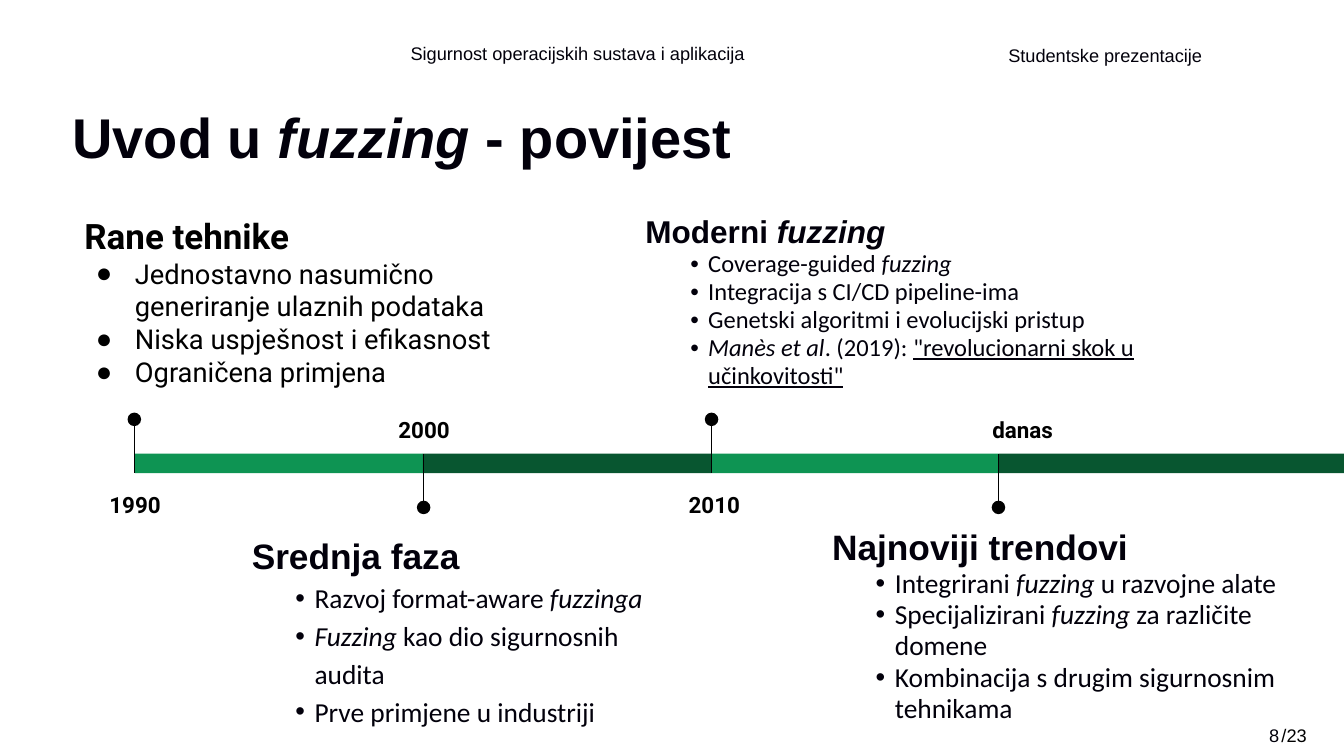
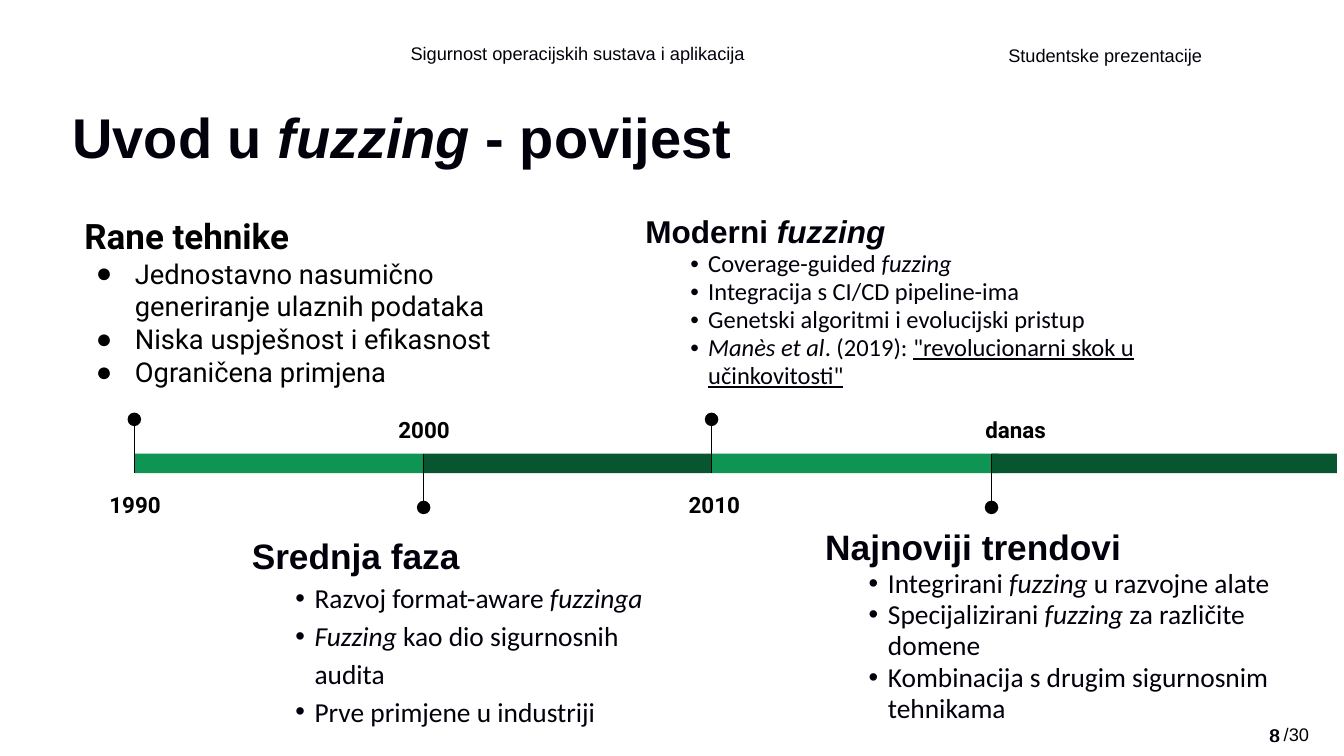
Before and after one commit to Gl1tc6/FER_diplomski, a slide deck: slide 8 of 2semestar/SOSA/SOSA Studentske prezentacije - DAK_Fuzzing.pptx. Drawn at 1344x756 pixels with LibreOffice and Linux fonts; fonts in the diff are those of the drawing; background and template pictures are left out. Boxes give left, top, right and bottom in pixels: in the first picture for what was removed or moved away, otherwise in the second. Text is boxed around its words. In the diff, an @@ line names an element or a change of style, - is before the commit and + after.

```diff
--- a/2semestar/SOSA/SOSA Studentske prezentacije - DAK_Fuzzing.pptx
+++ b/2semestar/SOSA/SOSA Studentske prezentacije - DAK_Fuzzing.pptx
@@ 2 texts, 1 line, 1 rectangle, 1 ellipse moved together from (x1=832, y1=421, x2=1344, y2=719) to (x1=825, y1=421, x2=1338, y2=719) @@
@@ text removed at (x1=1281, y1=728, x2=1306, y2=742) @@
-/23
@@ text added at (x1=1284, y1=727, x2=1309, y2=742), 13 pt, text #000000 @@
+/30
```
Also in this commit, not shown: 26 other slides changed, 47 other files.
